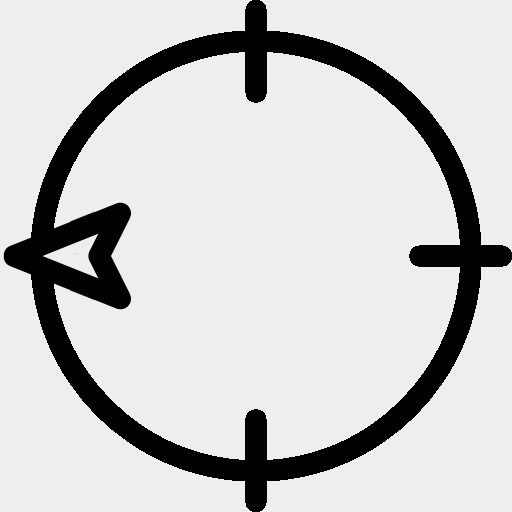
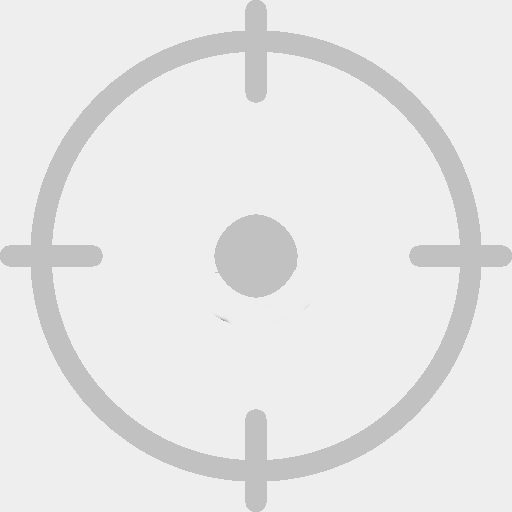
Revision of a layered w=512, h=512 image; what changed, layer by layer:
hid "Copie de Copie de Copie de Calque Copié" over [left=3, top=202, right=131, bottom=310]
hid "Copie de EMaps-Center-Direction-icon.png #4" over [left=0, top=0, right=512, bottom=512]
showed "EMaps-Center-Direction-icon.png", painted on it over [left=0, top=0, right=512, bottom=512]
